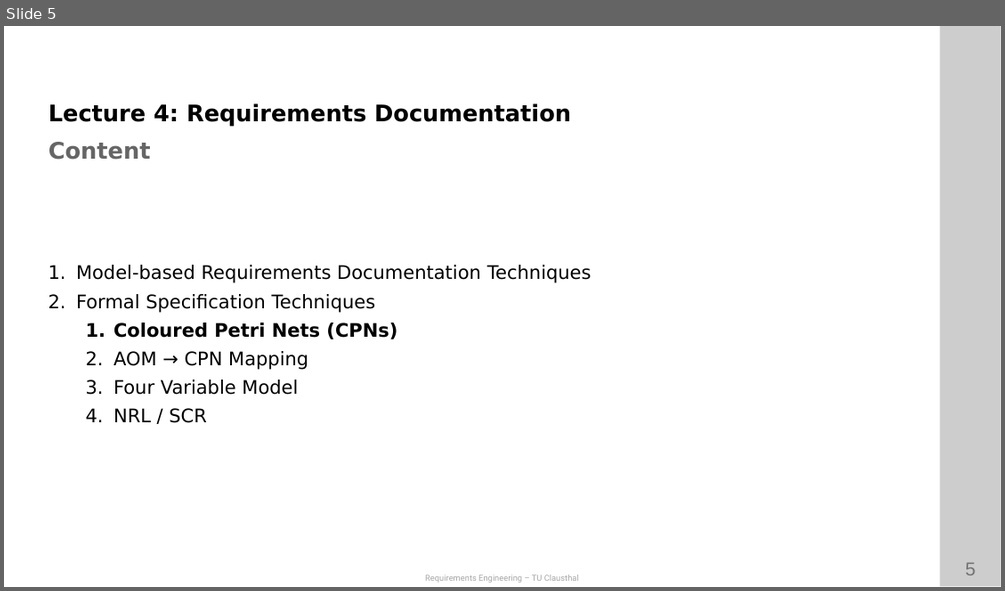
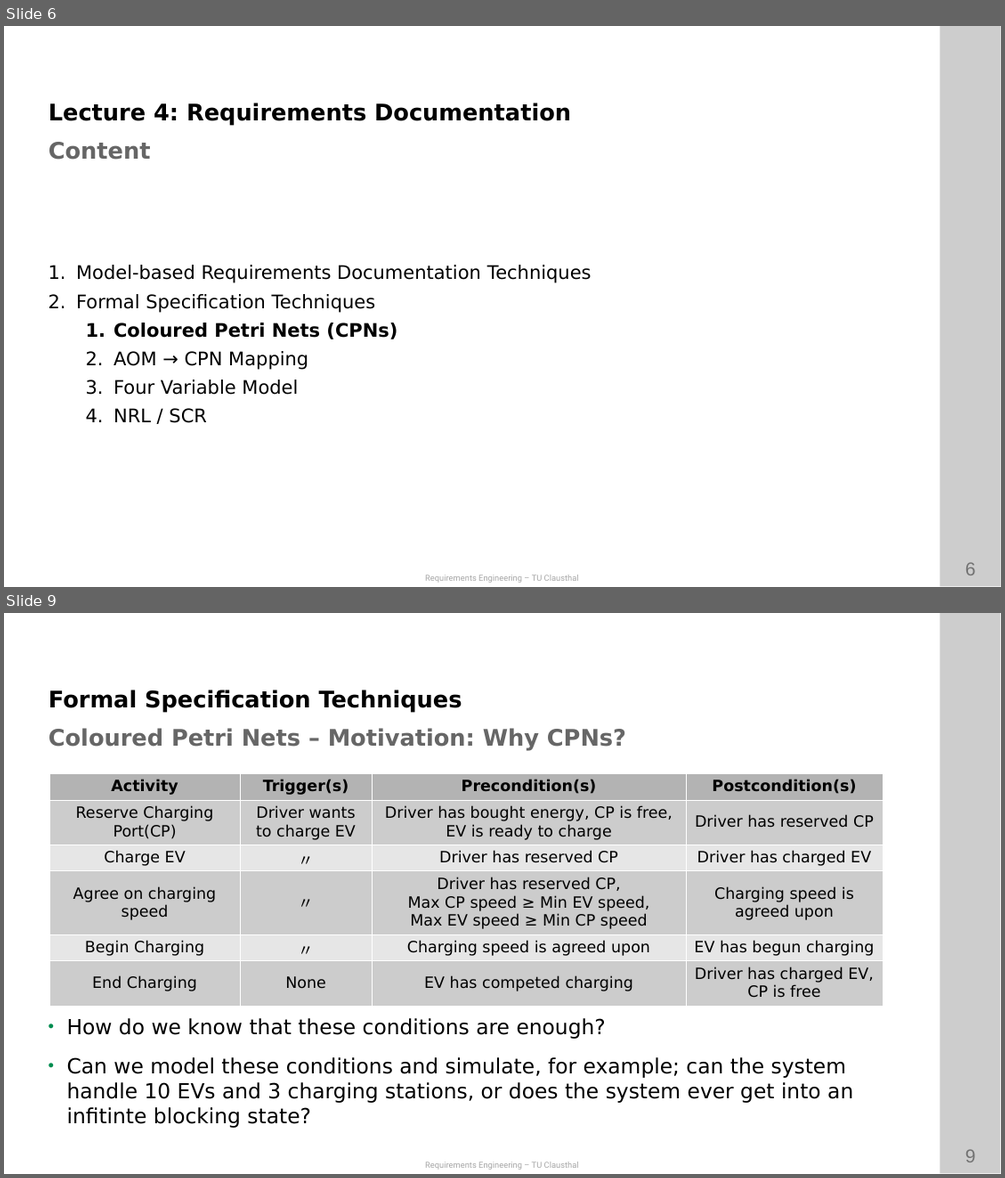
Before and after one commit to ETCE-LAB/teaching-material, a slide deck: Requirements-Engineering/RE-L09-Documentation--Formal.pptx. Shown one above the other, each under a label of ours: slide 5 before the commit, slides 6 and 9 after it; the slides between them are not shown. The pictures are 1005x591 and 1005x1178 pixels, drawn with LibreOffice and Linux fonts; fonts in the diff are those of the drawing; background and template pictures are left out. Boxes give left, top, right and bottom in pixels: in the first picture for what was removed or moved away, otherwise in the second. Text is boxed around its words. In the diff, an @@ line names an element or a change of style, - is before the commit and + after.

Commit message:
Changes for CPN lecture

```diff
--- a/Requirements-Engineering/RE-L09-Documentation--Formal.pptx
+++ b/Requirements-Engineering/RE-L09-Documentation--Formal.pptx
@@ slide 9 added at (4, 613, 1001, 1174), background #FFFFFF; not listed: 4 template elements that a slide beside it also shows @@
@@ text added at (48, 690, 462, 713), 22 pt, text #000000, bold @@
+Formal Specification Techniques
@@ text added at (48, 728, 626, 751), 22 pt, text #666666, bold @@
+Coloured Petri Nets – Motivation: Why CPNs?
@@ table added at (49, 773, 882, 1001), 6 rows, 4 columns @@
+Activity | Trigger(s) | Precondition(s) | Postcondition(s)
+Reserve Charging Port(CP) | Driver wants to charge EV | Driver has bought energy, CP is free, EV is ready to charge | Driver has reserved CP
+Charge EV | 〃 | Driver has reserved CP | Driver has charged EV
+Agree on charging speed | 〃 | Driver has reserved CP, / Max CP speed ≥ Min EV speed, / Max EV speed ≥ Min CP speed | Charging speed is agreed upon
+Begin Charging | 〃 | Charging speed is agreed upon | EV has begun charging
+End Charging | None | EV has competed charging | Driver has charged EV, / CP is free
@@ text added at (67, 1018, 853, 1127), 20 pt, text #000000 @@
+• How do we know that these conditions are enough?
+• Can we model these conditions and simulate, for example; can the system handle 10 EVs and 3 charging stations, or does the system ever get into an infitinte blocking state?
@@ what was slide 5 is now slide 6 @@
@@ page number at (965, 562, 976, 575): text changed @@
-5
+6
```
Also in this commit, not shown: 9 slides changed, 3 other slides added, 1 other file.
